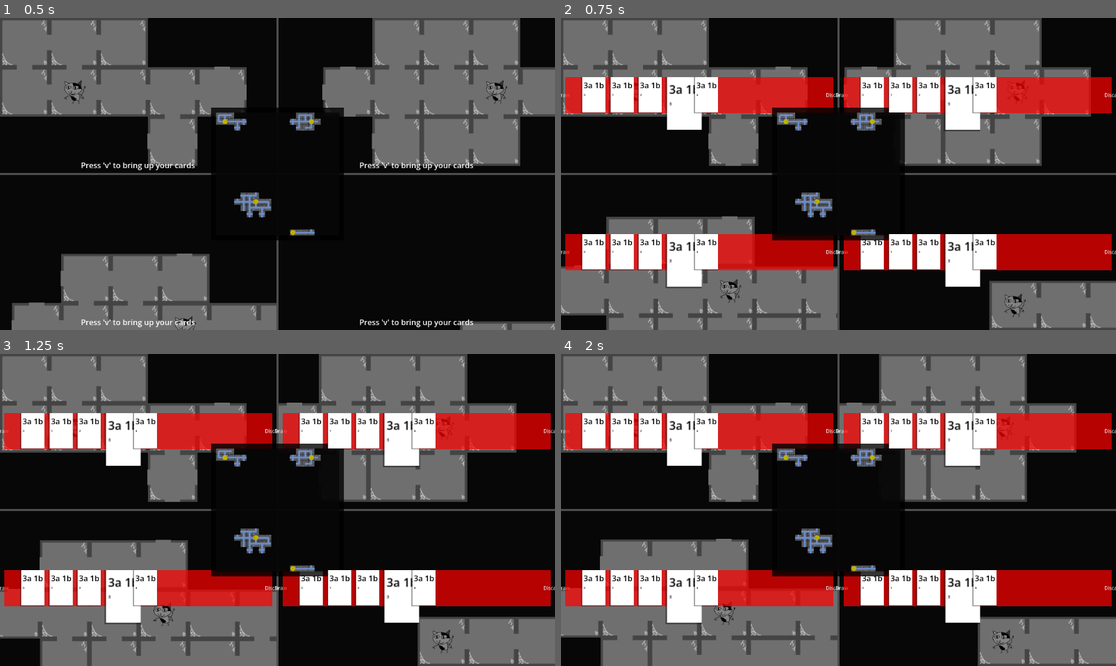
Above: before the commit, frames 1-4 (two rows, left to right).
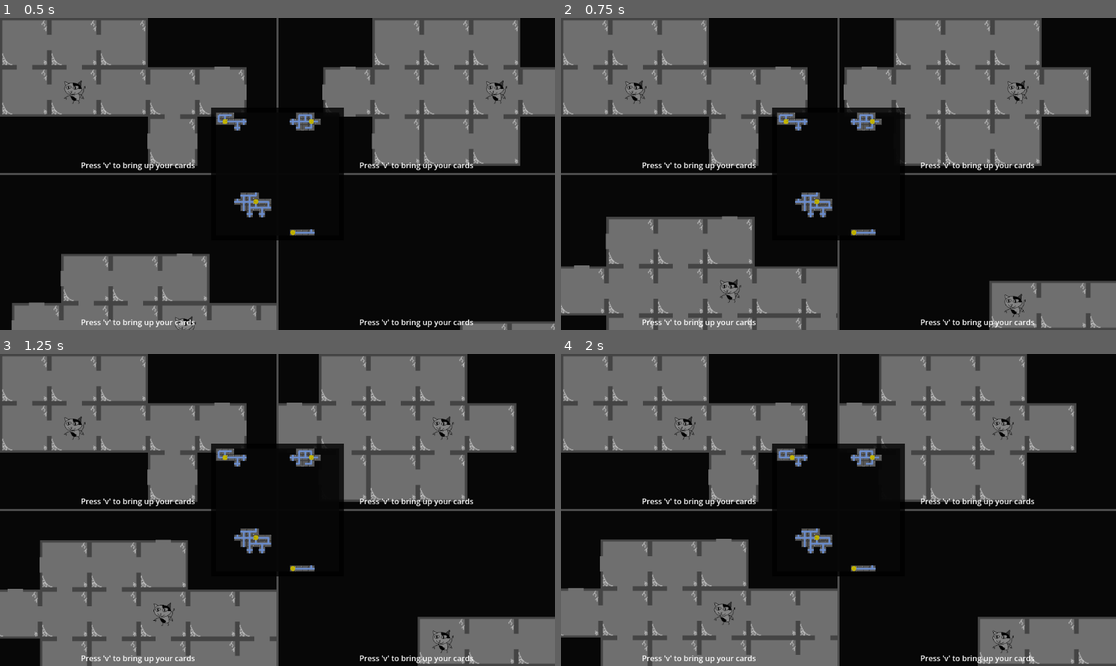
Above: after the commit, the same moments.

Repository: emrysshevek/gameganggame
Game: Godot game, scene res://scenes/GameScene.tscn
Two runs of this game, one before a commit and one after it. Both use one fixed random seed, a clock stepped at 60 frames per second and the inputs below. This scene is started directly instead of the project's main scene.
Inputs (mouse positions are in pixels of both pictures, inside the frame that each line leads up to):
- Up to frame 1 (0.5 s): no input
- Up to frame 2 (0.75 s): tap V (debug_v) at 0.5 s; move the mouse to (960, 158) at 0.52 s; hold D (move_right) from 0.53 s (still down); click (960, 158) at 0.6 s
- Up to frame 3 (1.25 s): keep holding D (move_right)
- Up to frame 4 (2 s): release D (move_right) at 1.25 s; tap V (debug_v) at 1.25 s; drag from (727, 525) to (810, 572) at 1.27 s

Frame 1 is identical in both runs. In frame 2, 24% of the frame differs, in the area x 0-100%, y 18-100%; in frame 3, 24%; in frame 4, 24%.
Error before the commit: Invalid call. Nonexistent function 'get_controller_manager' in base 'Node (input_manager.gd)'. (res://entities/character_sprite.gd:13)

Commit message:
refactors to testing character and card movement
Updated these functions to work with updates to player_input and player_screen

Diff:
--- a/cards/card_manager.gd
+++ b/cards/card_manager.gd
@@ -7,6 +7,8 @@
 @export var discard_pile: Pile
 @export var hand_pile: Pile
 @export var player: Player
+
+var input_man:PlayerInputManager
 
 @onready var _selected_card_index:int = 2:
 	get():
@@ -32,19 +34,11 @@
 	if deck != null:
 		set_deck(deck)
 
-func _input(_event: InputEvent) -> void:
-	if Input.is_action_just_pressed("debug_up") && fake_state_machine == "cards":
-		var card: Card = card_scene.instantiate()
-		deck.add_card(card)
-	if Input.is_action_just_pressed("debug_v"):
-		#deck.toggle_display()
-		_toggle_visibility()
-	if deck.count > 0 and Input.is_action_just_pressed("debug_down") && fake_state_machine == "cards":
-		var card: Card = deck.cards[0]
-		deck.remove_card(card)
-		card.queue_free.call_deferred()
-	_card_selection_input(_event)
-#endregion
+func _process(delta: float) -> void:
+	if fake_state_machine == "cards" && input_man != null:
+		_handle_input()
+	else:
+		pass
 
 
 #region Public Methods
@@ -119,13 +113,23 @@
 func turn_start_draw():
 	draw(5)
 
-func _card_selection_input(_event: InputEvent) -> void:
-	if hand_pile.count > 0 && fake_state_machine == "cards":
-		if Input.is_action_just_pressed("move_left"):
+func set_input_man(input_manager:PlayerInputManager) -> void:
+	input_man = input_manager
+
+func _handle_input():
+	if input_man.is_action_just_released("move_up"):
+		var card: Card = card_scene.instantiate()
+		deck.add_card(card)
+	if deck.count > 0 and input_man.is_action_just_released("move_down"):
+		var card: Card = deck.cards[0]
+		deck.remove_card(card)
+		card.queue_free.call_deferred()
+	if hand_pile.count > 0:
+		if input_man.is_action_just_released("move_left"):
 			_selected_card_index -= 1
-		elif Input.is_action_just_pressed("move_right"):
+		elif input_man.is_action_just_released("move_right"):
 			_selected_card_index += 1
-		elif Input.is_action_just_pressed("debug_f"):
+		elif input_man.is_action_just_released(Model.Action.SELECT):
 			#check for values
 			hand_pile.ordered_cards[_selected_card_index].play()
 			hand_pile.ordered_cards[_selected_card_index].highlight_return()
--- a/entities/character_sprite.gd
+++ b/entities/character_sprite.gd
@@ -10,7 +10,6 @@
 
 var movement:int = 0 #we probably want to move this into the character obj later
 
-@onready var input_man:PlayerInputManager = InputManager.get_controller_manager()
 @onready var fake_state_machine:String = "character" #character, cursor, blank
 #endregion
 
--- a/entities/cursor_sprite.gd
+++ b/entities/cursor_sprite.gd
@@ -3,7 +3,6 @@
 #region properties
 var character_id:int = 0
 
-var input_man:PlayerInputManager
 @onready var fake_state_machine:String = "character" #character, cursor
 #endregion
 
--- a/entities/grid_sprite.gd
+++ b/entities/grid_sprite.gd
@@ -10,12 +10,16 @@
 var grid_coordinates:Vector2
 var _remote_camera_transform:RemoteTransform2D
 var type:sprite_types
+var input_man:PlayerInputManager
 #endregion
 
 #region methods
 func set_visual_position(coords:Vector2):
 	position = coords
 	move_remote_camera(coords)
+
+func set_input_man(input_manager:PlayerInputManager) -> void:
+	input_man = input_manager
 
 func set_sprite(sprite_to_load:Resource):
 	texture = sprite_to_load
--- a/project.godot
+++ b/project.godot
@@ -60,6 +60,7 @@
 "deadzone": 0.2,
 "events": [Object(InputEventJoypadButton,"resource_local_to_scene":false,"resource_name":"","device":-1,"button_index":0,"pressure":0.0,"pressed":true,"script":null)
 , Object(InputEventMouseButton,"resource_local_to_scene":false,"resource_name":"","device":-1,"window_id":0,"alt_presse …(244 unchanged characters)…
+, Object(InputEventKey,"resource_local_to_scene":false,"resource_name":"","device":-1,"window_id":0,"alt_pressed":false,"shift_pressed":false,"ctrl_pressed":false,"meta_pressed":false,"pressed":false,"keycode":0,"physical_keycode":70,"key_label":0,"unicode":102,"location":0,"echo":false,"script":null)
 ]
 }
 deselect={
@@ -79,8 +80,7 @@
 }
 debug_f={
 "deadzone": 0.2,
-"events": [Object(InputEventKey,"resource_local_to_scene":false,"resource_name":"","device":-1,"window_id":0,"alt_pressed":false,"shift_pressed":false,"ctrl_pressed":false,"meta_pressed":false,"pressed":false,"keycode":0,"physical_keycode":70,"key_label":0,"unicode":102,"location":0,"echo":false,"script":null)
-]
+"events": []
 }
 debug_up={
 "deadzone": 0.2,
@@ -101,7 +101,7 @@
 }
 toggle_map={
 "deadzone": 0.2,
-"events": [Object(InputEventKey,"resource_local_to_scene":fa …(140 unchanged characters)… d":false,"keycode":0,"physical_keycode":70,"key_label":0,"unicode":102,"location":0,"echo":false,"script":null)
+"events": [Object(InputEventKey,"resource_local_to_scene":fa …(140 unchanged characters)… d":false,"keycode":0,"physical_keycode":86,"key_label":0,"unicode":118,"location":0,"echo":false,"script":null)
 ]
 }
 
--- a/scenes/game_scene.gd
+++ b/scenes/game_scene.gd
@@ -5,6 +5,8 @@
 @export var player_areas: Array[Control]
 @export var origin_viewport: OriginViewport
 @export var _player_view_zoom:Vector2 = Vector2(1.6,1.6)
+
+var _test_input_man:PlayerInputManager
 
 @onready var player_screen_scene := preload("res://scenes/player_screen.tscn")
 @onready var player_viewport_scene := preload("res://scenes/player_subviewport.tscn")
@@ -31,6 +33,7 @@
 	_minimap_coord_2p = Vector2(DisplayServer.window_get_size().x - _minimap_size.x, (DisplayServer.window_get_size().y / 2) - _minimap_size.y/2)
 	_minimap_coord_3p = Vector2((DisplayServer.window_get_size().x / 2) + _minimap_size.x/2, (DisplayServer.window_get_size().y / 2) - _minimap_size.y)
 	_minimap_coord_4p = Vector2((DisplayServer.window_get_size().x / 2) - _minimap_size.x/2, (DisplayServer.window_get_size().y / 2) - _minimap_size.y/2)
+	_test_input_man = InputManager.get_player_input_manager(0)
 	for i in player_areas.size():
 		var player_screen: PlayerScreen = player_screen_scene.instantiate()
 		player_screen.origin_viewport = origin_viewport
@@ -42,7 +45,11 @@
 			each_test_card.activate_effect.connect(_testing_card_activate_effect)
 			player_screen.card_manager.draw_pile.add_card(each_test_card)
 		player_screen.card_manager.turn_start_draw()
+		var new_cursor := origin_viewport.create_cursor(i,character_sprite.grid_coordinates)
 	setup_minimap().reparent($PlayerAreas/Control)
+
+func _process(delta: float) -> void:
+	_handle_input()
 #endregion
 
 
@@ -74,6 +81,12 @@
 #endregion
 
 #region testing methods
+func _handle_input(): #until the PISM is ready to do this
+	if _test_input_man != null:
+		if _test_input_man.is_action_just_released(Model.Action.TOGGLE_MAP):
+			#deck.toggle_display()
+			player_areas[0].get_child(0, false).card_manager._toggle_visibility()
+
 func _testing_card_activate_effect(which_card:Card):
 	$OriginViewportController.player_id_to_character_sprite[which_card.owning_character_id].movement = 3
 #endregion
--- a/scenes/origin_viewport.gd
+++ b/scenes/origin_viewport.gd
@@ -41,6 +41,7 @@
 
 func add_character(character_id:int) -> CharacterSprite:
 	var new_character_sprite = character_sprite.instantiate()
+	new_character_sprite.set_input_man(InputManager.get_player_input_manager(character_id))
 	new_character_sprite.set_sprite(load("res://art/test_cat.png"))
 	new_character_sprite.set_sprite_scale(Vector2(0.5,0.5))
 	new_character_sprite.set_custom_offset(_tile_size - new_character_sprite.get_scaled_size())
@@ -65,10 +66,10 @@
 	return new_character_sprite
 
 
-func create_cursor(which_player_id:int, tile_position:Vector2):
+func create_cursor(which_player_id:int, tile_position:Vector2) -> CursorSprite:
 	var new_cursor:CursorSprite = cursor_sprite.instantiate()
 	#currently cursor breaks if its not a child of grid man, size and placement is all wrong
-	new_cursor.input_man = character_sprites[which_player_id].input_man
+	new_cursor.set_input_man(InputManager.get_player_input_manager(which_player_id))
 	grid_man.add_child(new_cursor)
 	player_cursors[which_player_id] = new_cursor
 	new_cursor.set_sprite(load("res://art/cursor.png"))
--- a/scenes/player_screen.gd
+++ b/scenes/player_screen.gd
@@ -27,6 +27,7 @@
 	var deck = deck_scene.instantiate()
 	add_child(deck)
 	card_manager.set_deck(deck)
+	card_manager.set_input_man(InputManager.get_player_input_manager(player_id))
 
 
 func _setup_player_viewport() -> void:
